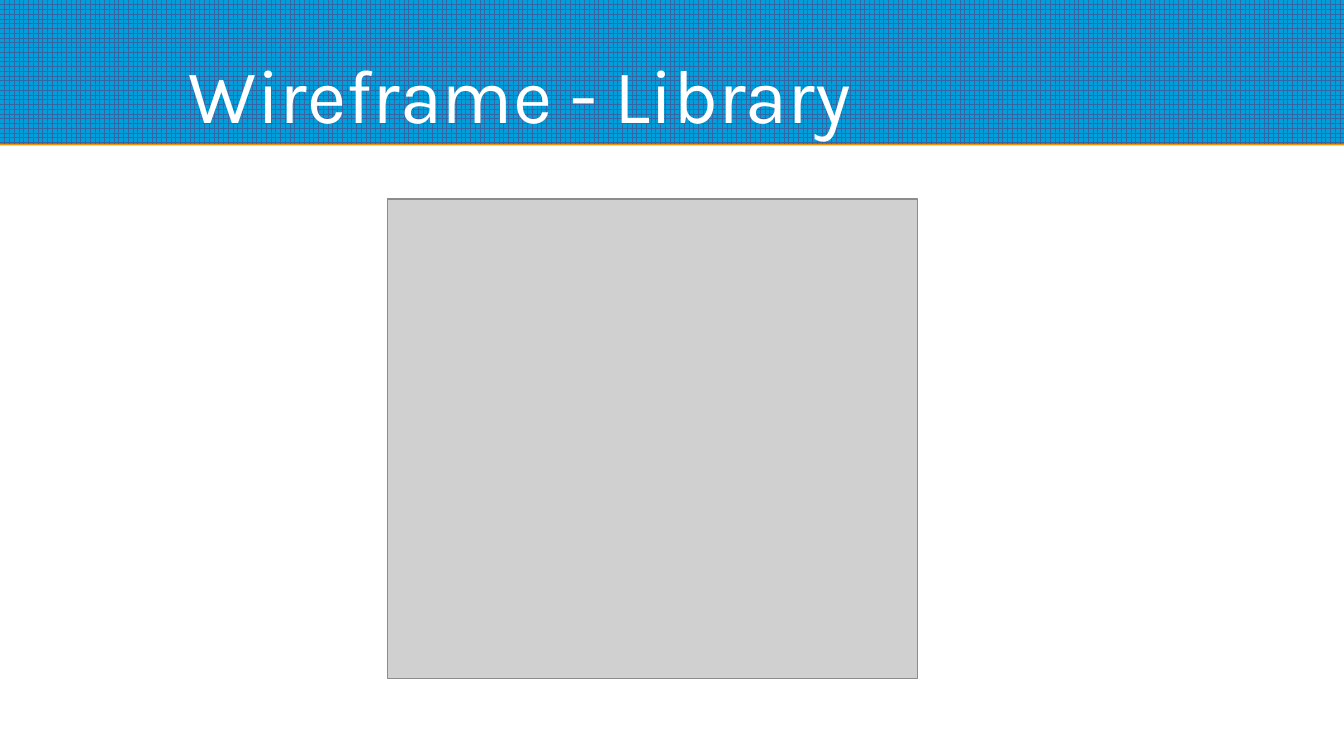
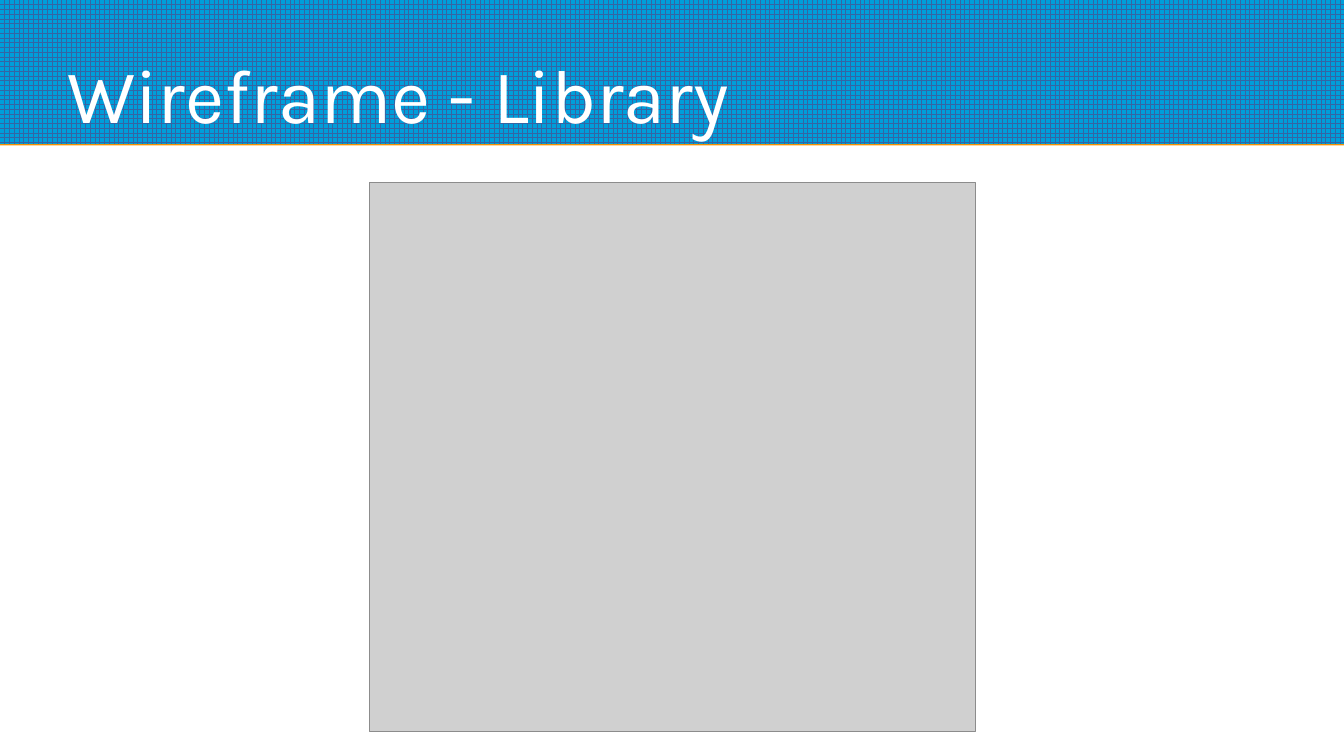
Before and after one commit to not-x/vFlashCards, a slide deck: slide 7 of Deliverables/2023-09-18-Demo-1/Demo-1-Slides.odp. Drawn at 1344x756 pixels with LibreOffice and Linux fonts; fonts in the diff are those of the drawing; grey boxes stand for pictures. Boxes give left, top, right and bottom in pixels: in the first picture for what was removed or moved away, otherwise in the second. Text is boxed around its words. In the diff, an @@ line names an element or a change of style, - is before the commit and + after.

```diff
--- a/Deliverables/2023-09-18-Demo-1/Demo-1-Slides.odp
+++ b/Deliverables/2023-09-18-Demo-1/Demo-1-Slides.odp
@@ title "Wireframe - Library": place and size @@
-title "Wireframe - Library" at box(189, 53, 851, 140)
+title "Wireframe - Library" at box(67, 53, 729, 140)
@@ picture: place and size @@
-picture at box(388, 199, 917, 679)
+picture at box(370, 183, 976, 732)
```
Also in this commit, not shown: 4 other slides changed, 6 other files.
